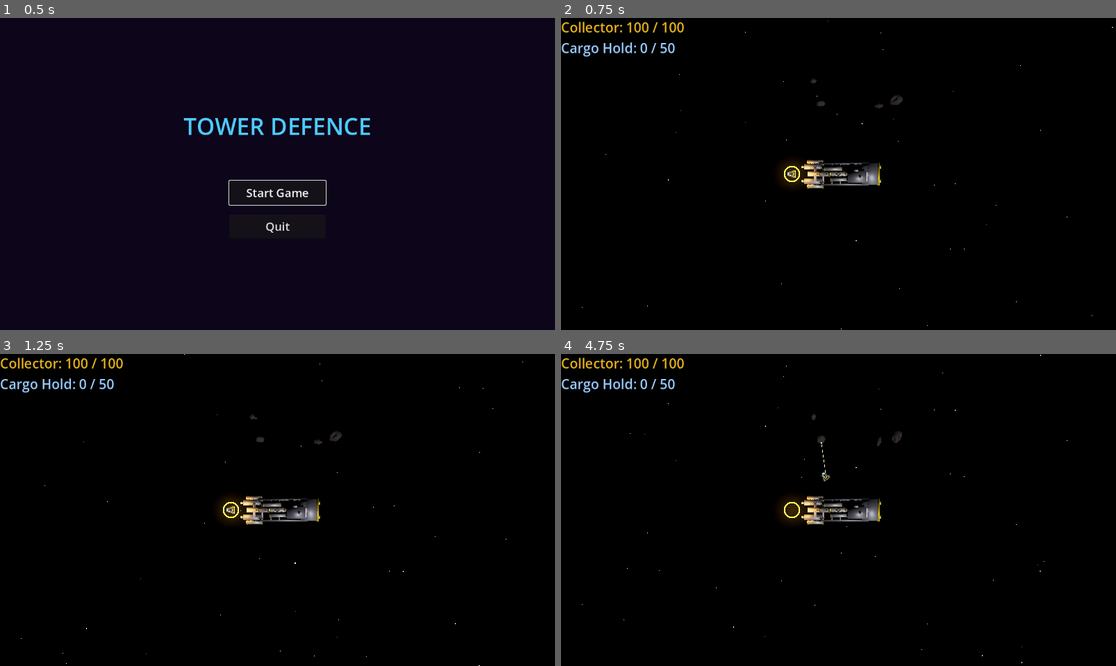
Above: before the commit, frames 1-4 (two rows, left to right).
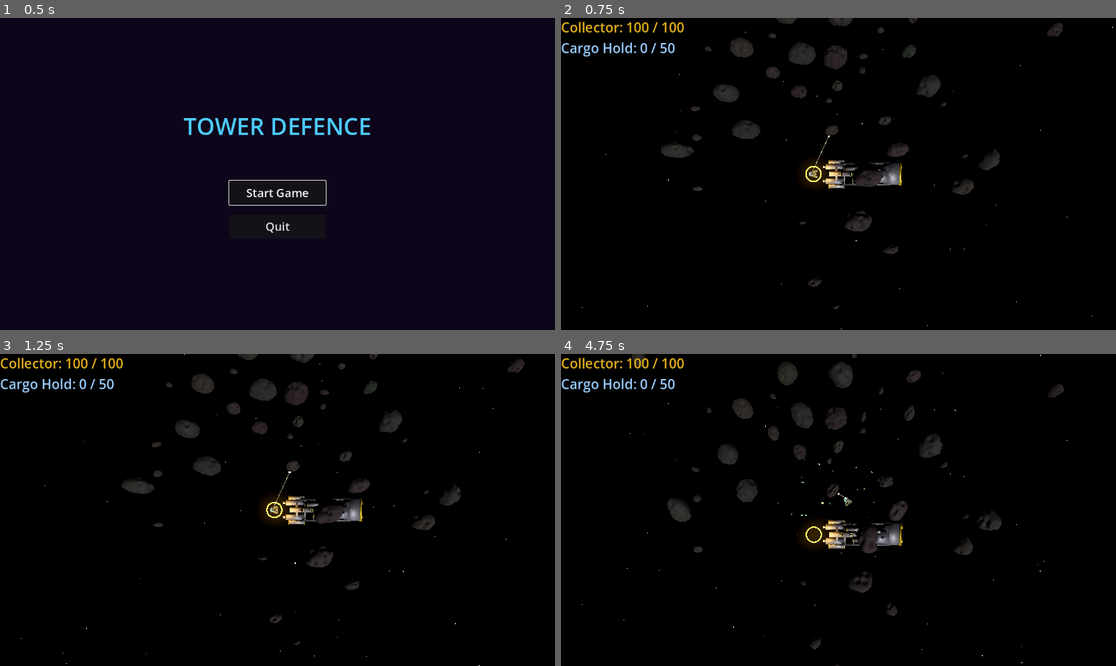
Above: after the commit, the same moments.

Repository: rgjhawkins/towerdefence
Game: Godot game, scene res://main_menu.tscn
The game is run twice, just before and just after one commit, with the same random seed, the same clock (stepped at 60 frames per second) and the same inputs.
Inputs:
- Up to frame 1 (0.5 s): no input
- Up to frame 2 (0.75 s): click "Start Game" at 0.5 s
- Up to frame 3 (1.25 s): no input
- Up to frame 4 (4.75 s): hold D 1.28-2.03 s; hold A 2.03-2.78 s; hold D 2.78-3.53 s; hold W 3.53-4.28 s; hold A from 4.28 s (still down)

Frame 1 is identical in both runs. In frame 2, 4.5% of the frame differs, in the area x 18-91%, y 0-94%; in frame 3, 4.7%; in frame 4, 5.4%, in the area x 12-91%, y 0-100%.

Commit message:
Camera follow, turret targeting, and asteroid field improvements
- Add camera_controller.gd: smooth lagged follow of collector ship
- Turret exclusive targeting: turrets claim targets so each alien is focused by one turret only
- Mothership turrets: double fire rate (400 rpm) and tracking speed (480 deg/s)
- Asteroid field: 50 asteroids, circular centre-heavy distribution, 4x larger spread

Co-Authored-By: Claude Sonnet 4.6 <noreply@anthropic.com>

Diff:
--- a/asteroid_field.gd
+++ b/asteroid_field.gd
@@ -1,9 +1,9 @@
 class_name AsteroidField
 extends "res://space_anomaly.gd"
 
-const NUM_ASTEROIDS  := 5
+const NUM_ASTEROIDS  := 50
 const NUM_HOLES      := 3
-const CLUSTER_SPREAD := 10.0
+const CLUSTER_SPREAD := 40.0
 const CLUSTER_CENTRE := Vector3(0.0, 1.5, -18.0)
 const EXPLOSION_SCENE := preload("res://explosion.tscn")
 
@@ -56,11 +56,15 @@
 
 
 func _pick_position(placed: Array, new_radius: float) -> Vector3:
-	for _attempt in 200:
+	for _attempt in 300:
+		# Polar coords with squared radius — high density at centre, tapering to edge
+		var angle := randf() * TAU
+		var t     := randf()
+		var r     := t * t * CLUSTER_SPREAD          # squaring biases toward centre
 		var offset := Vector3(
-			randf_range(-CLUSTER_SPREAD, CLUSTER_SPREAD),
-			randf_range(-CLUSTER_SPREAD * 0.25, CLUSTER_SPREAD * 0.25),
-			randf_range(-CLUSTER_SPREAD, CLUSTER_SPREAD)
+			cos(angle) * r,
+			randf_range(-1.0, 1.0) * (1.0 - t),     # less vertical spread at the edges
+			sin(angle) * r
 		)
 		var pos   := CLUSTER_CENTRE + offset
 		var valid := true
@@ -71,7 +75,7 @@
 				break
 		if valid:
 			return pos
-	# Fallback: offset along X so it's never truly on top of another
+	# Fallback: nudge outward so it never stacks exactly on another
 	return CLUSTER_CENTRE + Vector3(placed.size() * (new_radius * 2.0 + 1.0), 0.0, 0.0)
 
 
--- /dev/null
+++ b/camera_controller.gd
@@ -0,0 +1,25 @@
+extends Camera3D
+
+@export var height: float = 45.0
+@export var smooth_speed: float = 4.0  # Lower = more lag, higher = snappier
+
+var _target: Node3D = null
+
+
+func _ready() -> void:
+	# Find collector ship - it joins the "collectors" group in _ready
+	await get_tree().process_frame
+	var collectors := get_tree().get_nodes_in_group("collectors")
+	if collectors.size() > 0:
+		_target = collectors[0] as Node3D
+
+
+func _process(delta: float) -> void:
+	if not _target:
+		var collectors := get_tree().get_nodes_in_group("collectors")
+		if collectors.size() > 0:
+			_target = collectors[0] as Node3D
+		return
+
+	var goal := Vector3(_target.global_position.x, height, _target.global_position.z)
+	global_position = global_position.lerp(goal, smooth_speed * delta)
--- a/collector_turret_base.gd
+++ b/collector_turret_base.gd
@@ -3,6 +3,10 @@
 ## Base class for all turret types.
 ## Collector hardpoint turrets extend this directly.
 ## Mothership turrets will also extend this when implemented.
+
+## Shared registry: alien node → Turret that claimed it.
+static var _claimed: Dictionary = {}
+
 
 ## Override to return the display name shown in the upgrade/swap UI.
 func get_turret_name() -> String:
@@ -21,3 +25,26 @@
 
 func _process(delta: float) -> void:
 	_update(delta)
+
+
+func _exit_tree() -> void:
+	_release_target()
+
+
+## Returns true if alien is already claimed by a different turret.
+static func is_claimed(alien: Node3D) -> bool:
+	return _claimed.has(alien)
+
+
+## Claim alien as this turret's exclusive target. Releases previous claim.
+func _claim_target(alien: Node3D) -> void:
+	_release_target()
+	_claimed[alien] = self
+
+
+## Release this turret's current claim, if any.
+func _release_target() -> void:
+	for alien in _claimed.keys():
+		if _claimed[alien] == self:
+			_claimed.erase(alien)
+			return
--- a/machinegun_turret.gd
+++ b/machinegun_turret.gd
@@ -67,6 +67,9 @@
 
 func _update(delta: float) -> void:
 	_time_since_shot += delta
+	if _target and not is_instance_valid(_target):
+		_release_target()
+		_target = null
 	_acquire_target()
 	if _target and is_instance_valid(_target):
 		_track_target(delta)
@@ -85,11 +88,20 @@
 		# Don't shoot bugs already attached to this ship
 		if alien.get_parent() is CollectorShip:
 			continue
+		# Skip targets already claimed by another turret
+		if Turret.is_claimed(alien) and _claimed.get(alien) != self:
+			continue
 		var d := global_position.distance_to(alien.global_position)
 		if d < nearest_dist:
 			nearest_dist = d
 			nearest = alien
-	_target = nearest
+
+	if nearest != _target:
+		if nearest:
+			_claim_target(nearest)
+		else:
+			_release_target()
+		_target = nearest
 
 
 func _lead_position() -> Vector3:
--- a/main.tscn
+++ b/main.tscn
@@ -2,6 +2,7 @@
 
 [ext_resource type="PackedScene" path="res://mining_mothership.tscn" id="1_mothership"]
 [ext_resource type="Script" uid="uid://dey2ybho8y5vs" path="res://game_manager.gd" id="4_gamemanager"]
+[ext_resource type="Script" path="res://camera_controller.gd" id="9_camera"]
 [ext_resource type="PackedScene" path="res://hud.tscn" id="5_hud"]
 [ext_resource type="PackedScene" path="res://collector_ship.tscn" id="6_collector"]
 [ext_resource type="Script" path="res://asteroid_field.gd" id="8_asteroidfield"]
@@ -106,10 +107,13 @@
 @onready var mesh_mid: QuadMesh = $MeshMid.mesh
 @onready var mesh_far: QuadMesh = $MeshFar.mesh
 
+var _camera: Camera3D = null
+
 func _ready() -> void:
 	_spawn_layer(close_stars, star_count_close, mesh_close, -5.0, -2.0)
 	_spawn_layer(mid_stars, star_count_mid, mesh_mid, -15.0, -5.0)
 	_spawn_layer(far_stars, star_count_far, mesh_far, -40.0, -15.0)
+	_camera = get_viewport().get_camera_3d()
 
 func _spawn_layer(layer: Array[MeshInstance3D], count: int, mesh: Mesh, y_min: float, y_max: float) -> void:
 	for i in count:
@@ -124,6 +128,9 @@
 		layer.append(star)
 
 func _process(delta: float) -> void:
+	if _camera:
+		global_position.x = _camera.global_position.x
+		global_position.z = _camera.global_position.z
 	_move_layer(close_stars, speed_close, delta)
 	_move_layer(mid_stars, speed_mid, delta)
 	_move_layer(far_stars, speed_far, delta)
@@ -173,6 +180,7 @@
 [node name="Camera3D" type="Camera3D" parent="." unique_id=423244476]
 transform = Transform3D(1, 0, 0, 0, 0, 1, 0, -1, 0, 0, 45, 0)
 fov = 60.0
+script = ExtResource("9_camera")
 
 [node name="ParallaxStarfield" type="Node3D" parent="." unique_id=1314827605]
 script = SubResource("GDScript_starfield")
--- a/mining_mothership.tscn
+++ b/mining_mothership.tscn
@@ -15,6 +15,8 @@
 [node name="MachinegunTurret" type="Node3D" parent="TurretMount1"]
 script = ExtResource("2_mg")
 target_range = 15.0
+rpm = 400.0
+tracking_speed = 480.0
 
 [node name="TurretMount2" type="Node3D" parent="."]
 position = Vector3(0, 1.5, 1.5)
@@ -22,6 +24,8 @@
 [node name="MachinegunTurret" type="Node3D" parent="TurretMount2"]
 script = ExtResource("2_mg")
 target_range = 15.0
+rpm = 400.0
+tracking_speed = 480.0
 
 [node name="TurretMount3" type="Node3D" parent="."]
 position = Vector3(0, 1.5, 0)
@@ -29,6 +33,8 @@
 [node name="MachinegunTurret" type="Node3D" parent="TurretMount3"]
 script = ExtResource("2_mg")
 target_range = 15.0
+rpm = 400.0
+tracking_speed = 480.0
 
 [node name="TurretMount4" type="Node3D" parent="."]
 position = Vector3(0, 1.5, -1.5)
@@ -36,6 +42,8 @@
 [node name="MachinegunTurret" type="Node3D" parent="TurretMount4"]
 script = ExtResource("2_mg")
 target_range = 15.0
+rpm = 400.0
+tracking_speed = 480.0
 
 [node name="TurretMount5" type="Node3D" parent="."]
 position = Vector3(0, 1.5, -3)
@@ -43,6 +51,8 @@
 [node name="MachinegunTurret" type="Node3D" parent="TurretMount5"]
 script = ExtResource("2_mg")
 target_range = 15.0
+rpm = 400.0
+tracking_speed = 480.0
 
 [node name="DockingRing" type="Node3D" parent="."]
 position = Vector3(0, 1.5, -7.5)
Not shown, added: camera_controller.gd.uid
